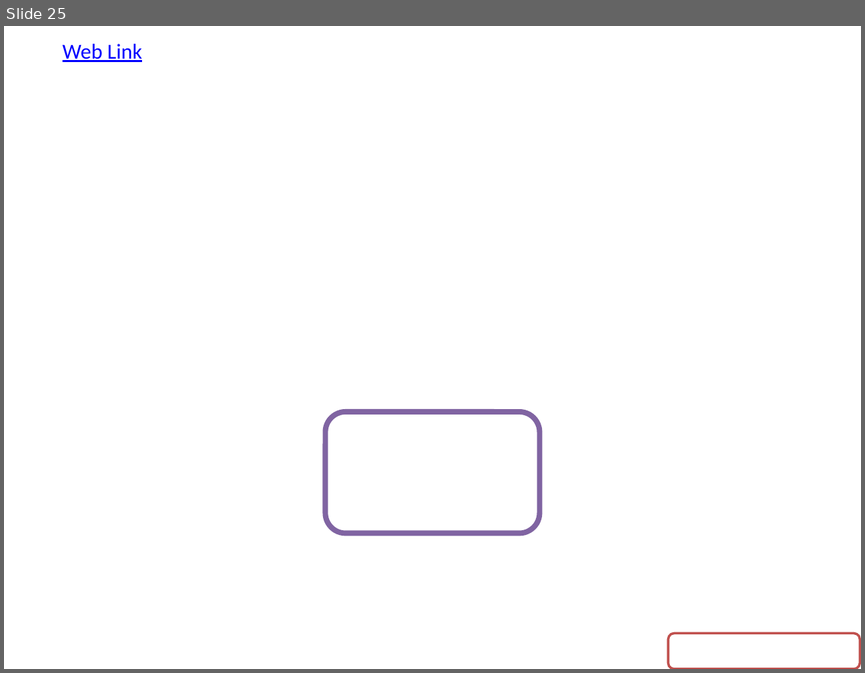
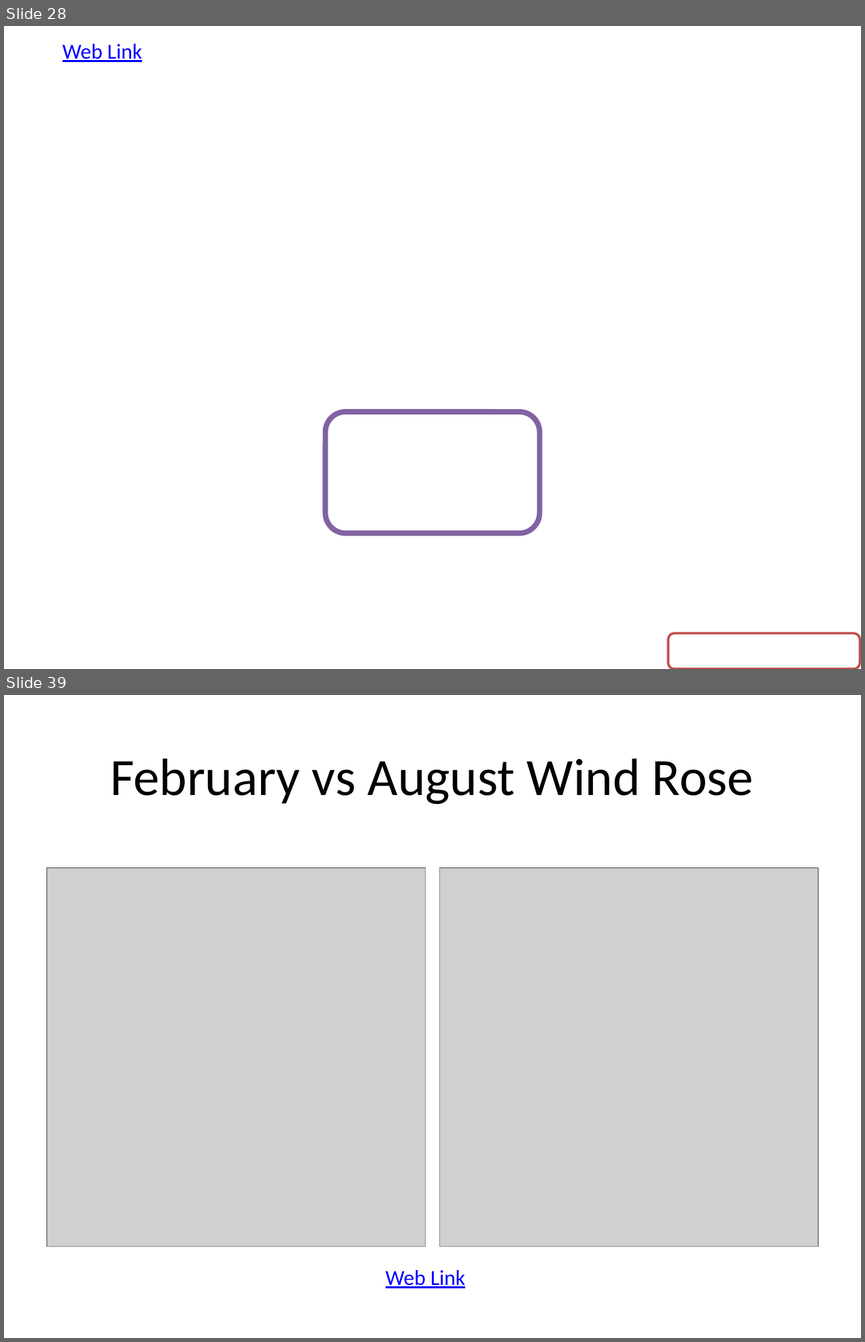
Before and after one commit to akrherz/akrherz, a slide deck: presentations/180301_seiara/herzmann_seiara.pptx. Shown one above the other, each under a label of ours: slide 25 before the commit, slides 28 and 39 after it; the slides between them are not shown. The pictures are 865x673 and 865x1342 pixels, drawn with LibreOffice and Linux fonts; fonts in the diff are those of the drawing; grey boxes stand for pictures; background and template pictures are left out. Boxes give left, top, right and bottom in pixels: in the first picture for what was removed or moved away, otherwise in the second. Text is boxed around its words. In the diff, an @@ line names an element or a change of style, - is before the commit and + after.

```diff
--- a/presentations/180301_seiara/herzmann_seiara.pptx
+++ b/presentations/180301_seiara/herzmann_seiara.pptx
@@ slide 39 added at [4,695,861,1338], background #FFFFFF @@
@@ title added at [110,758,753,804], 44 pt, text #000000 @@
+February vs August Wind Rose
@@ picture added at [47,868,426,1246] @@
@@ picture added at [439,868,818,1246] @@
@@ text added at [385,1270,465,1288], 18 pt, text #0000FF, underline @@
+Web Link
@@ what was slide 25 is now slide 28 @@
```
Also in this commit, not shown: 5 slides changed, 12 other slides added, 12 other files.
